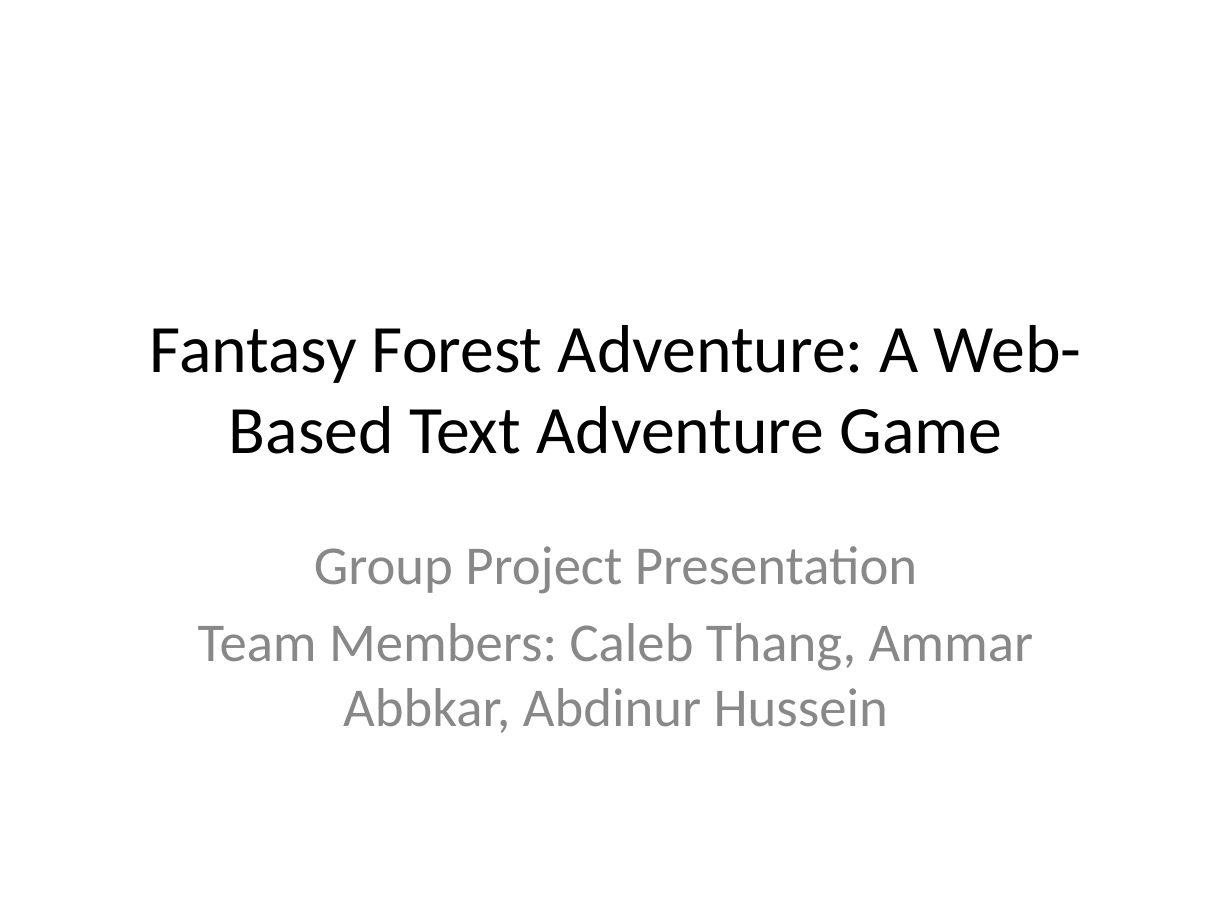
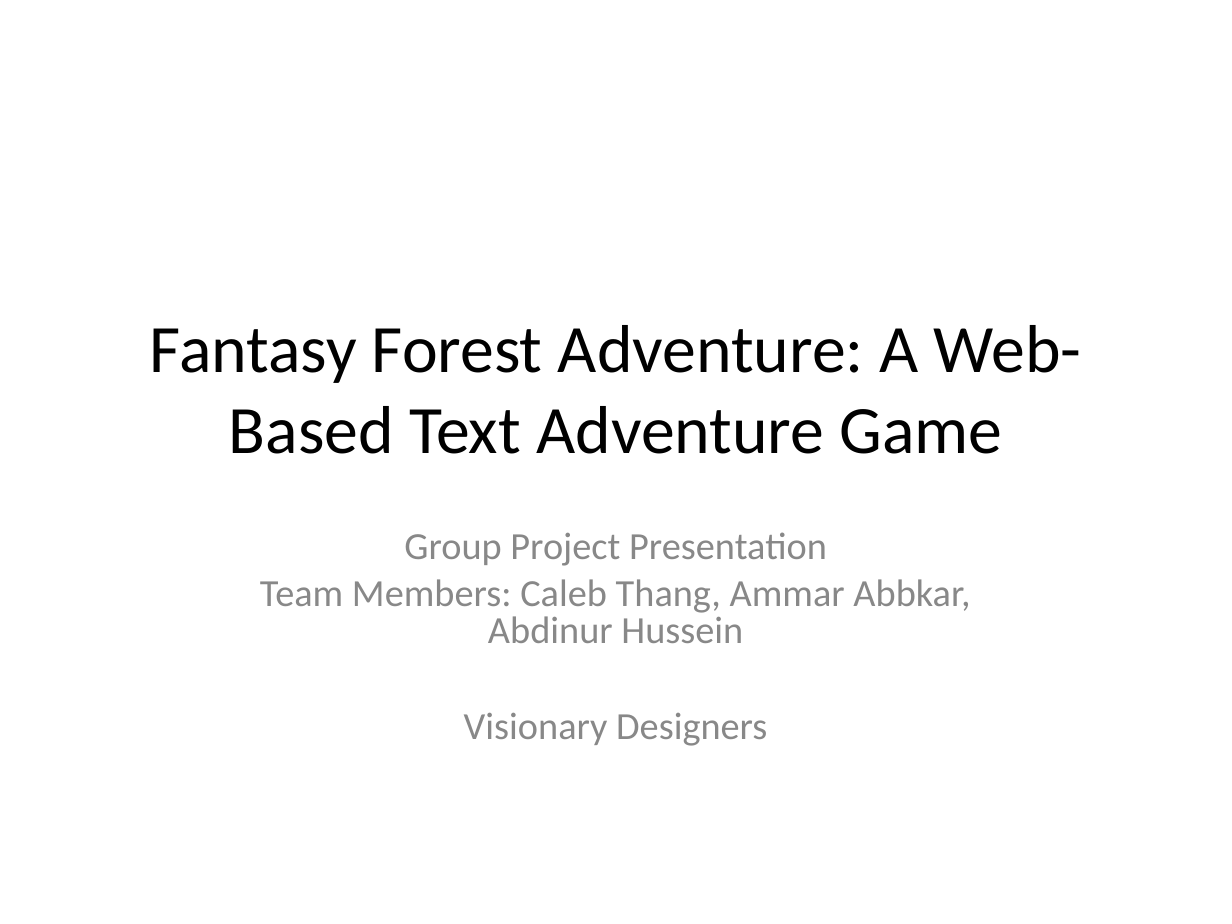
Before and after one commit to calebthang/web_pro_project1_ammarteam, a slide deck: slide 1 of Fantasy_Forest_Adventure_Presentation.pptx. Drawn at 1232x924 pixels with LibreOffice and Linux fonts; fonts in the diff are those of the drawing. Boxes give left, top, right and bottom in pixels: in the first picture for what was removed or moved away, otherwise in the second. Text is boxed around its words. In the diff, an @@ line names an element or a change of style, - is before the commit and + after.

Commit message:
Changed presentation file

```diff
--- a/Fantasy_Forest_Adventure_Presentation.pptx
+++ b/Fantasy_Forest_Adventure_Presentation.pptx
@@ subtitle at (260,532,970,643): size 32 to 22.4 pt in "Group Project Presentation", "Team Members: Caleb Thang, Ammar Abbkar, Abdinur ..."; line spacing 1 to 0.8 @@
@@ subtitle at (464,713,767,746): paragraph added @@
+Visionary Designers
```
